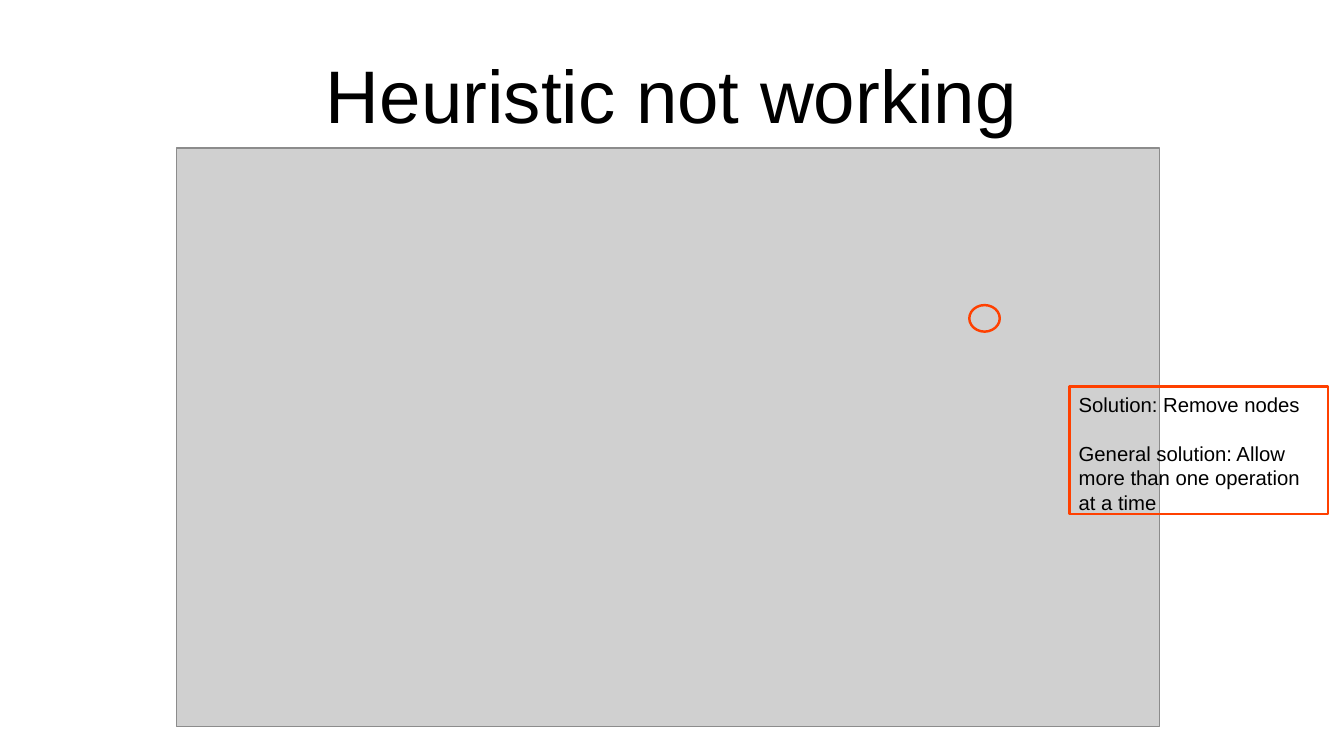
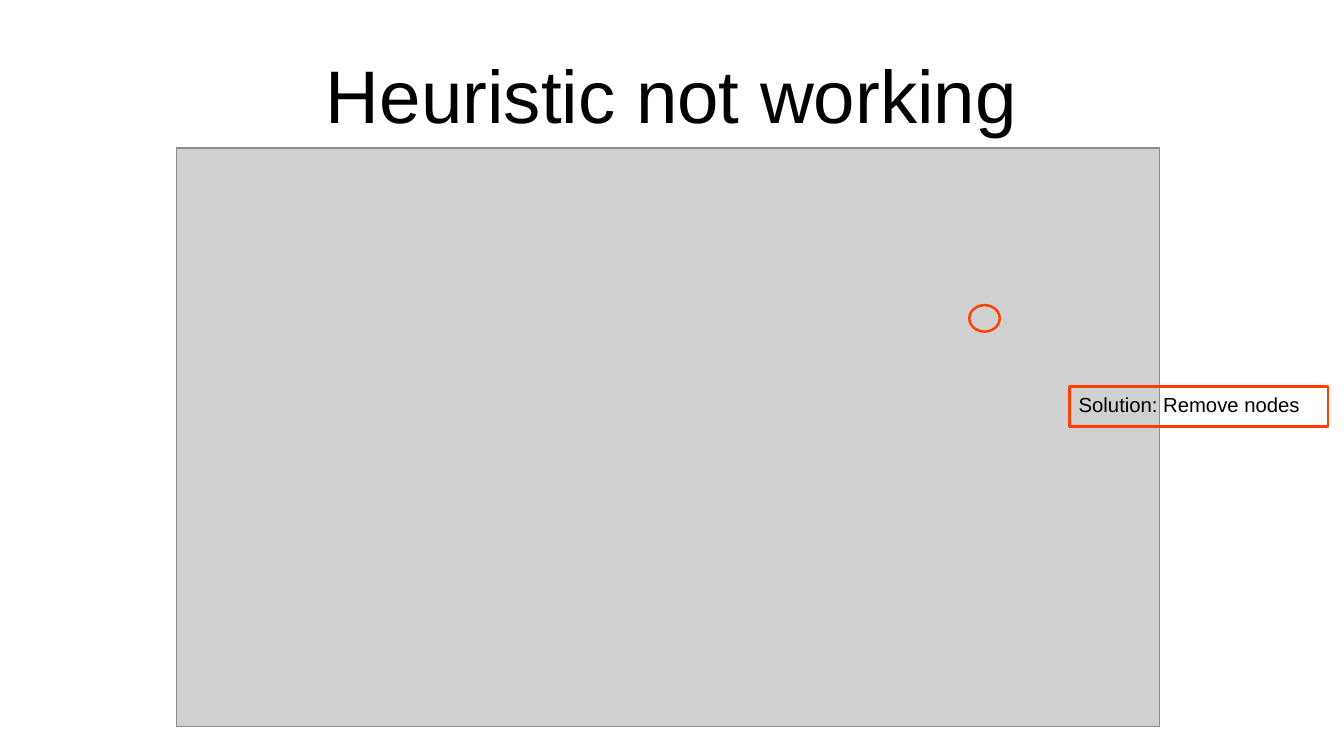
Before and after one commit to Maxisman/fortgeschrittene_Methoden_der_Bioinformatik, a slide deck: slide 18 of Code/Presentation/Task2/Task2_slides.odp (slide 13 before the commit). Drawn at 1344x756 pixels with LibreOffice and Linux fonts; fonts in the diff are those of the drawing; grey boxes stand for pictures. Boxes give left, top, right and bottom in pixels: in the first picture for what was removed or moved away, otherwise in the second. Text is boxed around its words. In the diff, an @@ line names an element or a change of style, - is before the commit and + after.

```diff
--- a/Code/Presentation/Task2/Task2_slides.odp
+++ b/Code/Presentation/Task2/Task2_slides.odp
@@ rectangle: place and size @@
-rectangle at (1070,387,1328,515)
+rectangle at (1070,387,1328,427)
@@ text at (1079,445,1300,515): paragraph removed @@
-General solution: Allow more than one operation at a time
```
Also in this commit, not shown: 2 other slides changed, 1 other file.
